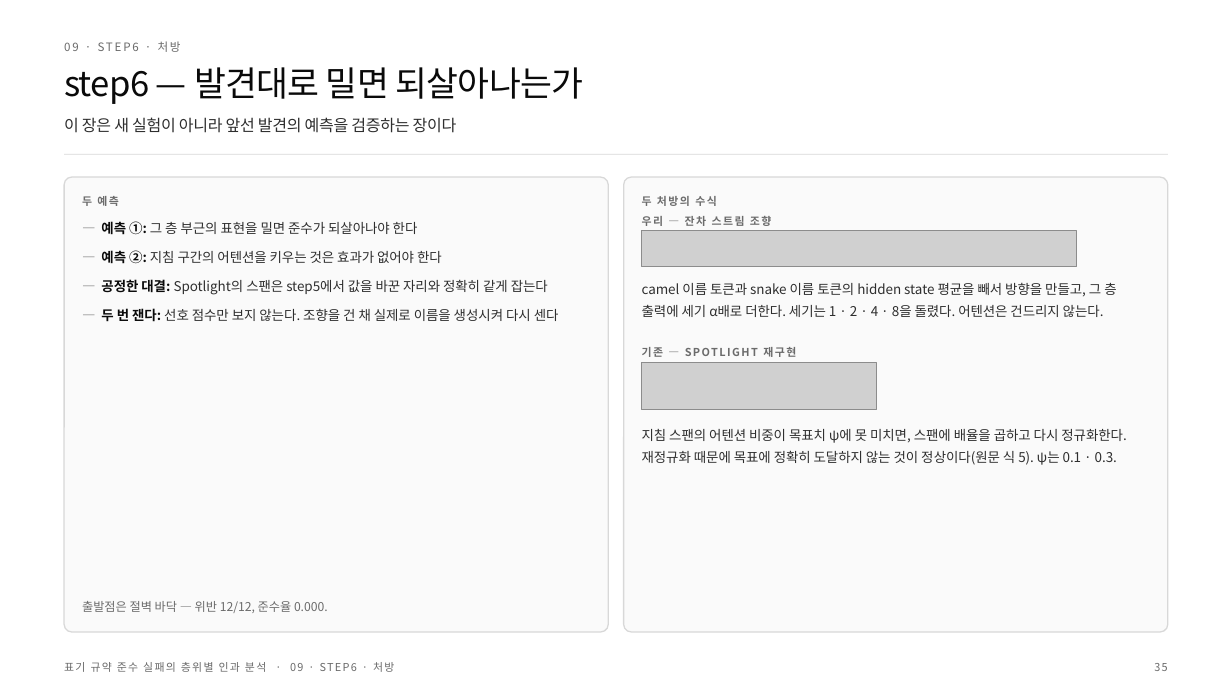
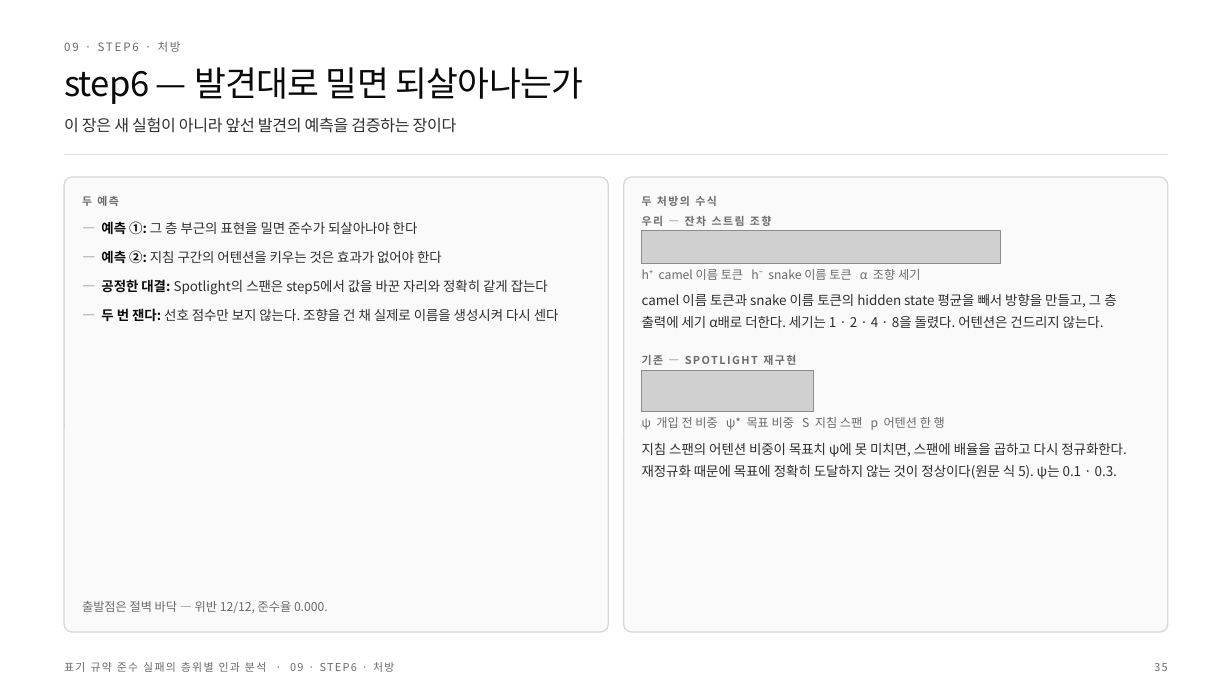
Before and after one commit to deanjs/HCLT_2026, a slide deck: slide 35 of docs/발표/HCLT2026_논문정리.pptx. Drawn at 1232x693 pixels with LibreOffice and Linux fonts; fonts in the diff are those of the drawing; grey boxes stand for pictures. Boxes give left, top, right and bottom in pixels: in the first picture for what was removed or moved away, otherwise in the second. Text is boxed around its words. In the diff, an @@ line names an element or a change of style, - is before the commit and + after.

```diff
--- a/docs/발표/HCLT2026_논문정리.pptx
+++ b/docs/발표/HCLT2026_논문정리.pptx
@@ picture: place and size @@
-picture at [641,231,1077,267]
+picture at [641,231,1001,263]
@@ text added at [642,269,920,280], 9.5 pt, text #6B6B6B @@
+h⁺ camel 이름 토큰 h⁻ snake 이름 토큰 α 조향 세기
@@ text "camel 이름 토큰과 snake 이름 ...": place and size @@
-text "camel 이름 토큰과 snake 이름 ..." at [642,283,1116,317]
+text "camel 이름 토큰과 snake 이름 ..." at [642,294,1116,328]
@@ text "기존 — SPOTLIGHT 재구현": place and size @@
-text "기존 — SPOTLIGHT 재구현" at [642,347,796,357]
+text "기존 — SPOTLIGHT 재구현" at [642,355,796,365]
@@ picture: place and size @@
-picture at [641,362,876,409]
+picture at [641,371,813,411]
@@ text added at [642,417,945,430], 9.5 pt, text #6B6B6B @@
+ψ 개입 전 비중 ψ* 목표 비중 S 지침 스팬 p 어텐션 한 행
@@ text "지침 스팬의 어텐션 비중이 목표치 ...": place and size @@
-text "지침 스팬의 어텐션 비중이 목표치 ..." at [642,429,1126,465]
+text "지침 스팬의 어텐션 비중이 목표치 ..." at [642,443,1126,479]
```
Also in this commit, not shown: 10 other slides changed, 25 other files.
